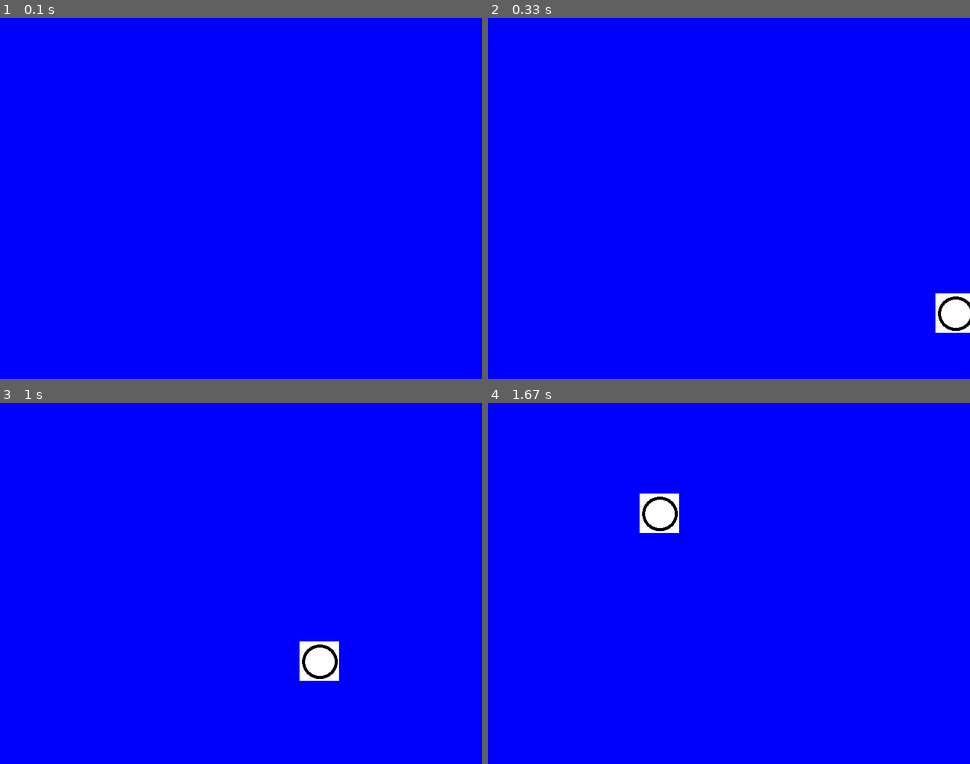
Above: before the commit, frames 1-4 (two rows, left to right).
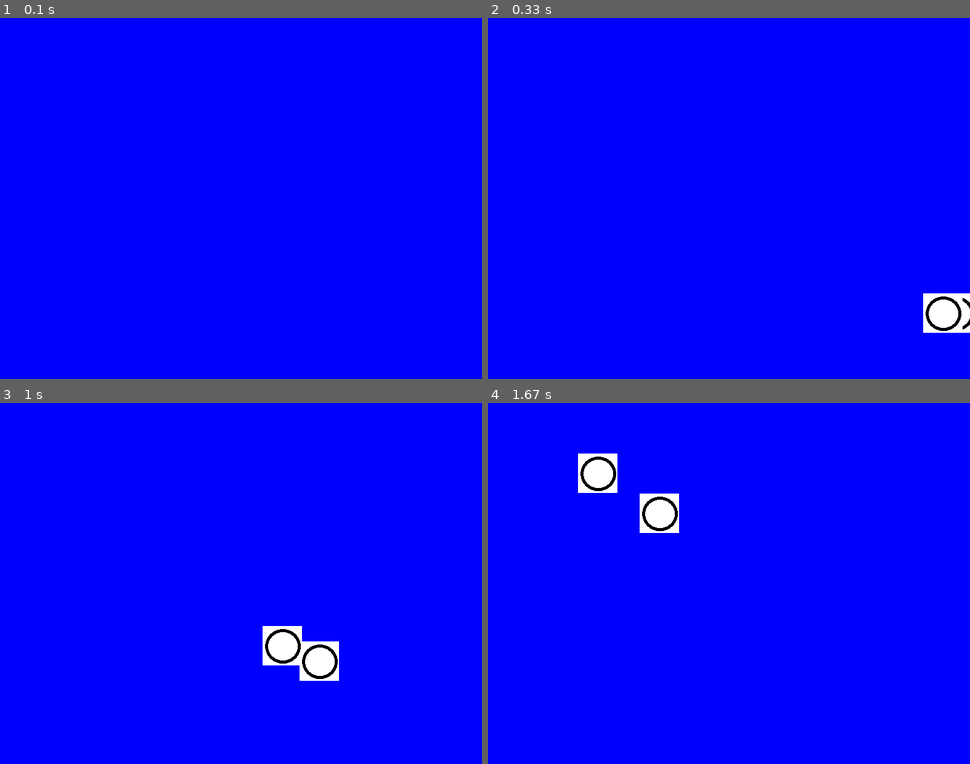
Above: after the commit, the same moments.

Repository: shavhp/WP1-CHILLASHOOTS
Game: pygame game, started from Eerste_week_oefenen1/stepbystep.py
The game is run twice, just before and just after one commit, with the same random seed, the same clock (stepped at 60 frames per second) and the same inputs.
Inputs:
- Up to frame 1 (0.1 s): no input
- Up to frame 2 (0.33 s): no input
- Up to frame 3 (1 s): no input
- Up to frame 4 (1.67 s): no input

Frame 1 is identical in both runs. In frame 2, 0.5% of the frame differs, in the area x 90-99%, y 76-88%; in frame 3, 0.9%; in frame 4, 0.9%, in the area x 18-27%, y 13-25%.

Commit message:
Update: Added second enemy type.

Diff:
--- a/Eerste_week_oefenen1/enemy.py
+++ b/Eerste_week_oefenen1/enemy.py
@@ -4,14 +4,13 @@
 
 
 class DummyEnemy(Sprite):
-    # Object variables
     def __init__(
-        self,
-        enemy_speed_x=random.randint(3, 6),
-        enemy_speed_y=6,
-        enemy_image="../images/test.png",
-        x_start=864,
-        y_start=random.randint(0, 536),
+            self,
+            enemy_speed_x=random.randint(3, 6),
+            enemy_speed_y=6,
+            enemy_image="../images/test.png",
+            x_start=864,
+            y_start=random.randint(0, 536),
     ):
         # Variables using self
         super().__init__()
@@ -52,4 +51,19 @@
         self.current_speed[1] = -self.current_speed[1]
 
 
+class Bouncer(DummyEnemy):
+    def __init__(
+            self,
+            enemy_speed_x=6,
+            enemy_speed_y=6,
+            enemy_image="../images/test.png",
+            x_start=400,
+            y_start=300,
+    ):
+        # Variables using self
+        super().__init__()
+        self.enemy_speed_x = enemy_speed_x + 1
+        self.enemy_speed_y = enemy_speed_y + 1
+
+
 print("Enemy Module Successfully Loaded.")
--- a/Eerste_week_oefenen1/stepbystep.py
+++ b/Eerste_week_oefenen1/stepbystep.py
@@ -1,6 +1,6 @@
 # Importing and initializing PyGame resources and a randomizer module
 import pygame
-from enemy import DummyEnemy
+from enemy import *
 
 pygame.init()
 
@@ -41,14 +41,16 @@
 
 
 # Defining placeholder enemy
-enemy = DummyEnemy()
+enemytest = DummyEnemy()
+enemy = Bouncer()
 
 # Create a window while the previous function is still running
 while not quit_game_requested():
     # The canvas gets filled with whatever the background color is (currently blue)
     canvas.fill(BACKGROUND_COLOR)
 
-    # Draw the test enemy, it will be random each time the application starts
+    # Draw the enemies, it will be random each time the application starts
+    enemytest.update(canvas)
     enemy.update(canvas)
 
 
